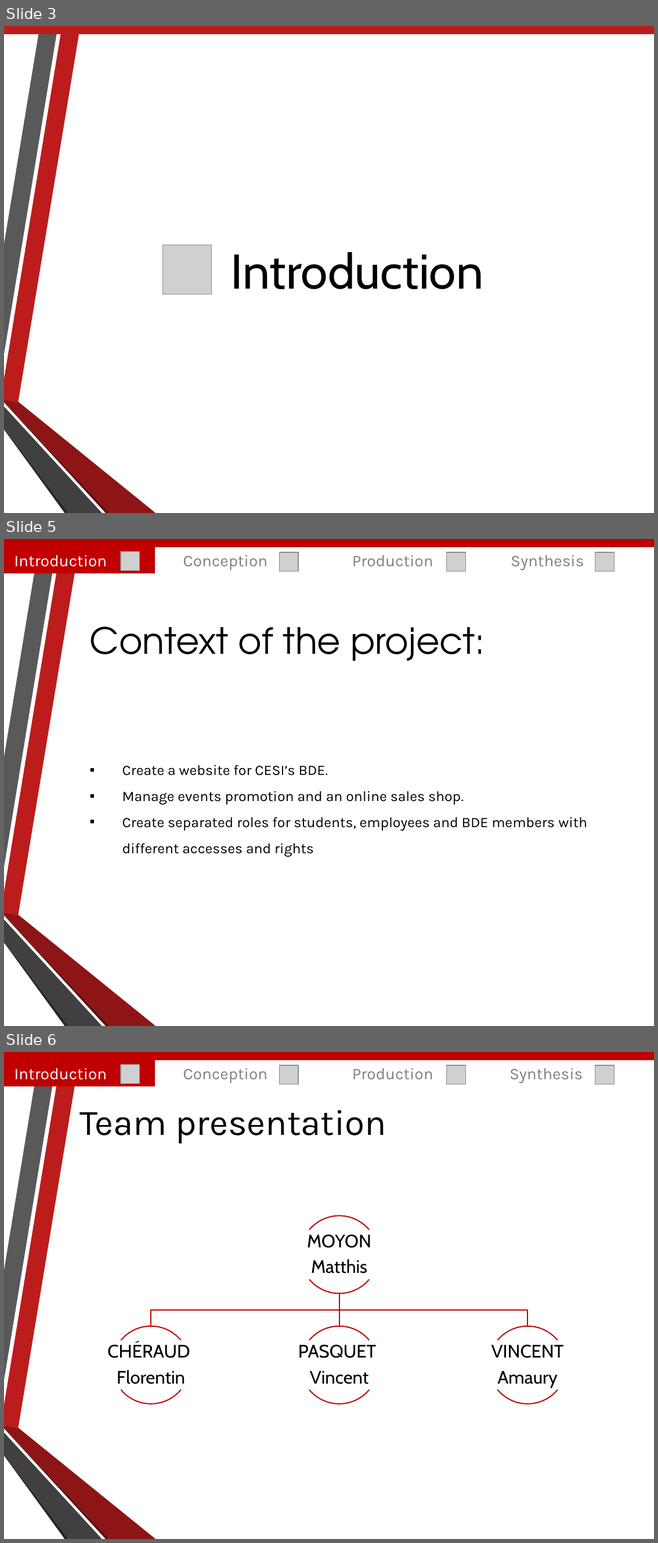
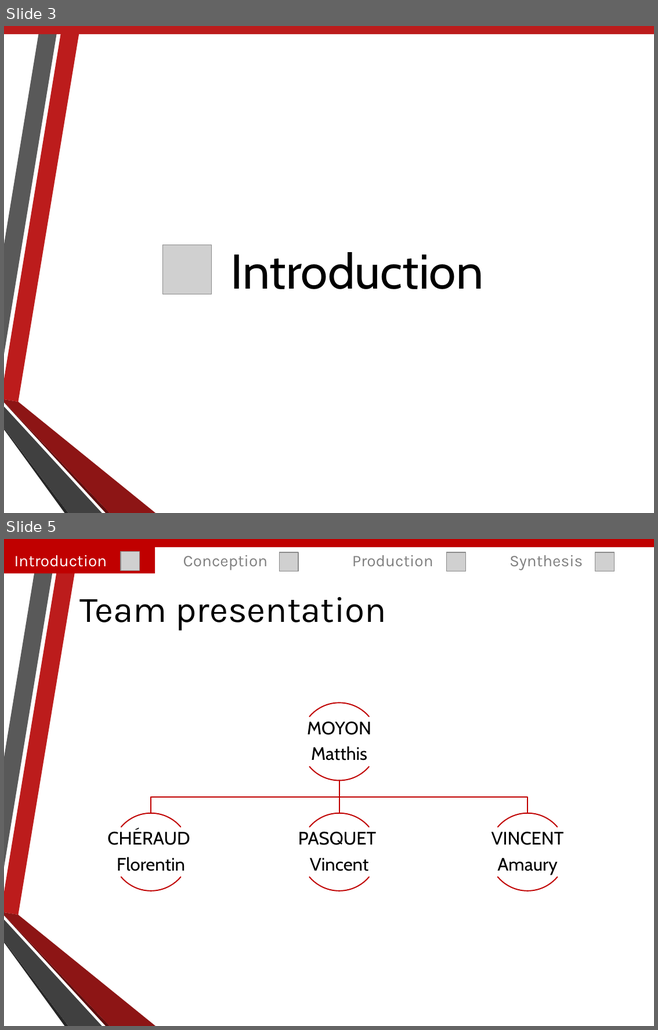
Before and after one commit to Amaknes/ProjetWeb, a slide deck: Livrables/Diapo_Projet_Web.pptx. Shown one above the other, each under a label of ours: slides 3, 5 and 6 before the commit, slides 3 and 5 after it; the slides between them are not shown. The pictures are 658x1543 and 658x1030 pixels, drawn with LibreOffice and Linux fonts; fonts in the diff are those of the drawing; grey boxes stand for pictures; background and template pictures are left out. Boxes give left, top, right and bottom in pixels: in the first picture for what was removed or moved away, otherwise in the second. Text is boxed around its words. In the diff, an @@ line names an element or a change of style, - is before the commit and + after.

```diff
--- a/Livrables/Diapo_Projet_Web.pptx
+++ b/Livrables/Diapo_Projet_Web.pptx
@@ slide 5 removed at bbox=[4, 539, 654, 1026], background picture (left out); not listed: 6 template elements that a slide beside it also shows @@
@@ rectangle removed at bbox=[4, 539, 654, 548] @@
@@ rectangle removed at bbox=[4, 548, 155, 573] @@
-Introduction
@@ picture removed at bbox=[121, 552, 140, 571] @@
@@ text removed at bbox=[183, 555, 268, 570] @@
-Conception
@@ picture removed at bbox=[280, 553, 298, 571] @@
@@ text removed at bbox=[352, 555, 433, 566] @@
-Production
@@ picture removed at bbox=[447, 553, 465, 571] @@
@@ text removed at bbox=[510, 555, 583, 570] @@
-Synthesis
@@ picture removed at bbox=[594, 553, 614, 571] @@
@@ text removed at bbox=[90, 627, 587, 856] @@
-Context of the project:
-▪ Create a website for CESI’s BDE.
-▪ Manage events promotion and an online sales shop.
-▪ Create separated roles for students, employees and BDE members with different accesses and rights
@@ what was slide 6 is now slide 5 @@
```
Also in this commit, not shown: 4 slides changed, 1 other slide removed.
